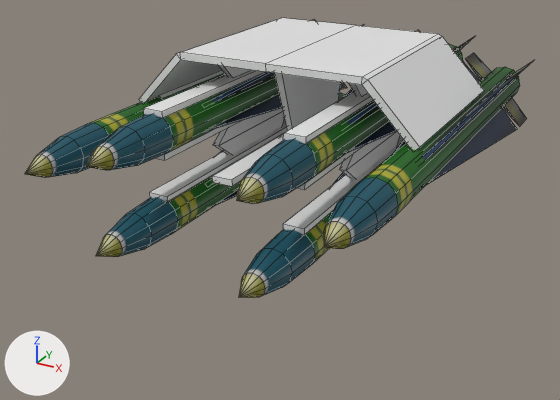
The Blender file base/models/aircraft/sparrowhawk/sparrowhawk.blend: old version first, new version second.
Camera for both pictures: a 50 mm camera at (3.42, -6.96, 2.43) aimed at (-0.12, -0.51, -0.79). The axes (+X, +Y, +Z) are drawn at lower left. The lights are the same throughout. Mesh edges are drawn as thin lines. The same objects are shown in both versions, whatever each file hides.
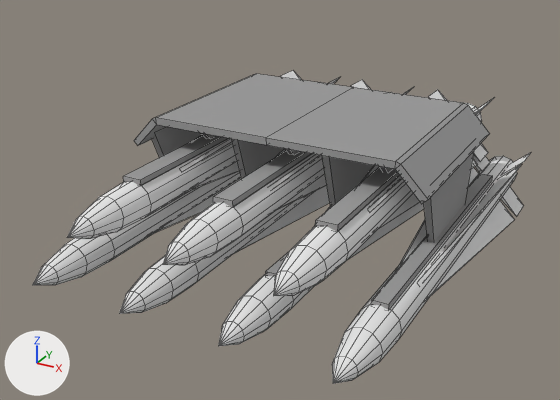
Commit message: * A bit of re-arranging the mount for the missiles.

Location of each change, [x1, y1, x2, y2] in pixels of the pictures (560 x 400 px; the box of a moved part takes in the faces that stretch with it):
'Cube.003', reshaped, moved
    before: [139, 18, 484, 150]
    after: [134, 74, 490, 204]
'AIM-4E Falcon.007', recoloured, moved
    before: [324, 53, 534, 249]
    after: [332, 152, 531, 384]
'AIM-4E Falcon.008', recoloured, moved
    before: [86, 19, 363, 170]
    after: [67, 70, 340, 239]
'AIM-4E Falcon.009', recoloured, moved
    before: [236, 30, 475, 204]
    after: [273, 90, 495, 296]
'AIM-4E Falcon.002', recoloured, moved
    before: [239, 173, 346, 298]
    after: [163, 80, 412, 265]
'AIM-4E Falcon.001', recoloured, moved
    before: [96, 93, 346, 257]
    after: [119, 185, 330, 314]
'AIM-4E Falcon.005', recoloured, moved
    before: [25, 73, 225, 178]
    after: [33, 171, 241, 285]
'Cube.002', reshaped, recoloured, mesh rescaled, moved (21% narrower, 28% taller)
    before: [150, 108, 287, 202]
    after: [266, 156, 374, 277]
'Cube.008', added
    after: [371, 151, 492, 310]
'Cube.007', reshaped, moved
    before: [283, 131, 404, 235]
    after: [152, 127, 202, 158]
'Cube.004', recoloured, mesh rescaled, moved
    before: [212, 73, 340, 186]
    after: [232, 139, 284, 179]
'Cube.001', recoloured
    both: [283, 83, 400, 232]
'AIM-4E Falcon.003', added
    after: [218, 202, 424, 346]
'Cube.005', recoloured, moved
    before: [143, 65, 266, 118]
    after: [123, 133, 229, 186]
'Cube.006', recoloured, moved
    before: [158, 70, 224, 98]
    after: [213, 148, 312, 208]
part 1 of me_cube_006, added
    after: [371, 173, 492, 310]
part 2 of me_cube_006, moved or reshaped
    before: [214, 111, 400, 179]
    after: [152, 127, 474, 242]
part 3 of me_cube_006, deleted
    before: [150, 117, 404, 235]
part 4 of me_cube_006, deleted
    before: [213, 108, 396, 170]
part 5 of me_cube_006, deleted
    before: [156, 120, 364, 190]
part 6 of me_cube_005, moved or reshaped
    before: [212, 73, 340, 186]
    after: [232, 139, 374, 277]
part 7 of me_cube_002, moved or reshaped
    before: [177, 18, 442, 85]
    after: [153, 74, 468, 169]
part 8 of me_cube_002, moved or reshaped
    before: [139, 36, 484, 150]
    after: [134, 106, 490, 204]

What changed in the scene script:
```text
Change me_cube_006:
    where me_cube_006.from_pydata(...)  # 32 vertices, 20 faces; spans x -0.1..0.1, y 0.16..0.64, z -1.42..1.77
    used by ob_cube_007; location = (0.7, 0.0, 0.2); rotation_euler = (1.571, -3.142, 0.0), in degrees (90, -180, 0)
    me_cube_006 part 1: a new loose piece, a box spanning x -0.075..0.075, y 0.875..0.936, z -1.422..1.772, in mat_material (grey #9c9c9c)
    me_cube_006 part 2: the loose piece of 8 vertices spanning x -0.04..0.04, y 0.4..0.63, z -0.63..0.81 is scaled about its middle by (1, 3.24, 1), then moved by (0.0, 0.05, 0.0), in mat_material (grey #9c9c9c)
    me_cube_006 part 3: the loose piece of 8 vertices spanning x -0.1..0.1, y 0.57..0.64, z -1.42..1.77 is deleted
    me_cube_006 part 4: the loose piece of 8 vertices spanning x -0.04..0.04, y 0.17..0.4, z -0.63..0.81 is deleted
    me_cube_006 part 5: the loose piece of 8 vertices spanning x -0.1..0.1, y 0.16..0.23, z -1.42..1.77 is deleted
    add me_cube_006.materials.append(mat_material)  # grey #9c9c9c
Change me_cube_003:
    where me_cube_003.from_pydata(...)  # 16 vertices, 10 faces; spans x -0.1..0.1, y 0.17..0.53, z -1.42..1.77
    add me_cube_003.materials.append(mat_material)  # grey #9c9c9c
Change me_cube_005:
    where me_cube_005.from_pydata(...)  # 16 vertices, 10 faces; spans x -0.1..0.1, y -0.01..0.84, z -1.42..1.77
    used by ob_cube_004; location = (0.0, 0.0, 0.7); rotation_euler = (1.571, -3.142, 0.0), in degrees (90, -180, 0)
    me_cube_005 part 6: the whole mesh is scaled about the mesh origin by (0.774, 1.12, 1)
    add me_cube_005.materials.append(mat_material)  # grey #9c9c9c
Change me_cube_002:
    where me_cube_002.from_pydata(...)  # 14 vertices, 13 faces; spans x -1.48..0.0, y -1.03..-0.45, z -1.0..1.0
    used by ob_cube_003; location = (0.0, 0.0, 1.2); rotation_euler = (1.571, 0.0, 0.0), in degrees (90, 0, 0)
    me_cube_002 part 7: all 6 vertices in x -0.98..-0.93, y -0.52..-0.45, z -1.0..1.0 are moved by (-0.34, 0.0, 0.0)
    me_cube_002 part 8: all 4 vertices in x -1.48..-1.43, y -1.03..-0.98, z -1.0..1.0 are moved by (-0.11, 0.24, 0.0)
    add me_cube_002.materials.append(mat_material)  # grey #9c9c9c
Change me_aim_4e_falcon:
    where me_aim_4e_falcon.from_pydata(...)  # 94 vertices, 92 faces; spans x -0.49..0.49, y -0.49..0.49, z -2.22..2.66
    remove me_aim_4e_falcon.materials.append(mat_sparrowhawk_jpg)  # picture img_sparrowhawk_jpg
    add me_aim_4e_falcon.materials.append(mat_dummy)  # white #e7e7e7
Change ob_cube_007:
    ob_cube_007.location: (0.7, 0.0, 0.2) -> (-1.5, 0.0, 0.0)
Change ob_cube_002:
    ob_cube_002: bpy.data.objects.new('Cube.002', me_cube_006) -> bpy.data.objects.new('Cube.002', me_cube_005)
    ob_cube_002.location: (-0.7, 0.0, 0.2) -> (0.5, 0.0, 0.0)
Change ob_cube_006:
    ob_cube_006.location: (-1.4, 0.0, -0.3) -> (0.0, 0.0, -0.5)
Change ob_cube_004:
    ob_cube_004.location: (0.0, 0.0, 0.7) -> (-0.5, 0.0, 0.0)
Change ob_cube_005:
    ob_cube_005.location: (-0.7, 0.0, 0.2) -> (-1.0, 0.0, -0.5)
Change ob_cube_003:
    ob_cube_003.location: (0.0, 0.0, 1.2) -> (0.0, 0.0, 0.5)
Change ob_aim_4e_falcon_009:
    ob_aim_4e_falcon_009.location: (0.7, 0.0, 0.2) -> (1.0, 0.0, -0.5)
Change ob_aim_4e_falcon_008:
    ob_aim_4e_falcon_008.location: (-0.7, 0.0, 0.2) -> (-1.0, 0.0, -0.5)
Change ob_aim_4e_falcon_007:
    ob_aim_4e_falcon_007.location: (1.4, 0.0, 0.0) -> (1.5, 0.0, -1.1)
Change ob_aim_4e_falcon_005:
    ob_aim_4e_falcon_005.location: (-1.4, 0.0, 0.0) -> (-1.5, 0.0, -1.1)
Change ob_aim_4e_falcon_001:
    ob_aim_4e_falcon_001.location: (-0.7, 0.0, -0.6) -> (-0.5, 0.0, -1.1)
Change ob_aim_4e_falcon_002:
    ob_aim_4e_falcon_002.location: (0.7, 0.0, -0.6) -> (0.0, 0.0, -0.5)
Add ob_aim_4e_falcon_003:
    ob_aim_4e_falcon_003 = bpy.data.objects.new('AIM-4E Falcon.003', me_aim_4e_falcon)
    ob_aim_4e_falcon_003.location = (0.5, 0.0, -1.1)
    ob_aim_4e_falcon_003.rotation_euler = (1.571, 0.785, 0.0)  # degrees (90, 45, 0)
Add ob_cube_008:
    ob_cube_008 = bpy.data.objects.new('Cube.008', me_cube_006)
    ob_cube_008.location = (1.5, 0.0, 0.0)
    ob_cube_008.rotation_euler = (1.571, -3.142, 0.0)  # degrees (90, -180, 0)
```
